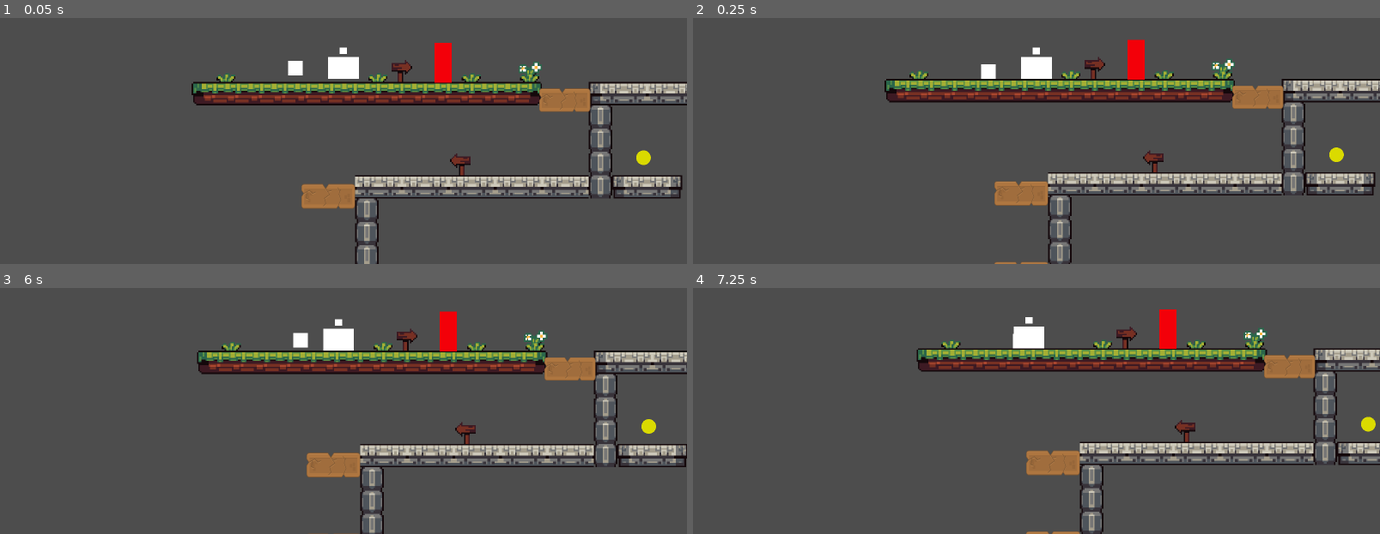
Above: before the commit, frames 1-4 (two rows, left to right).
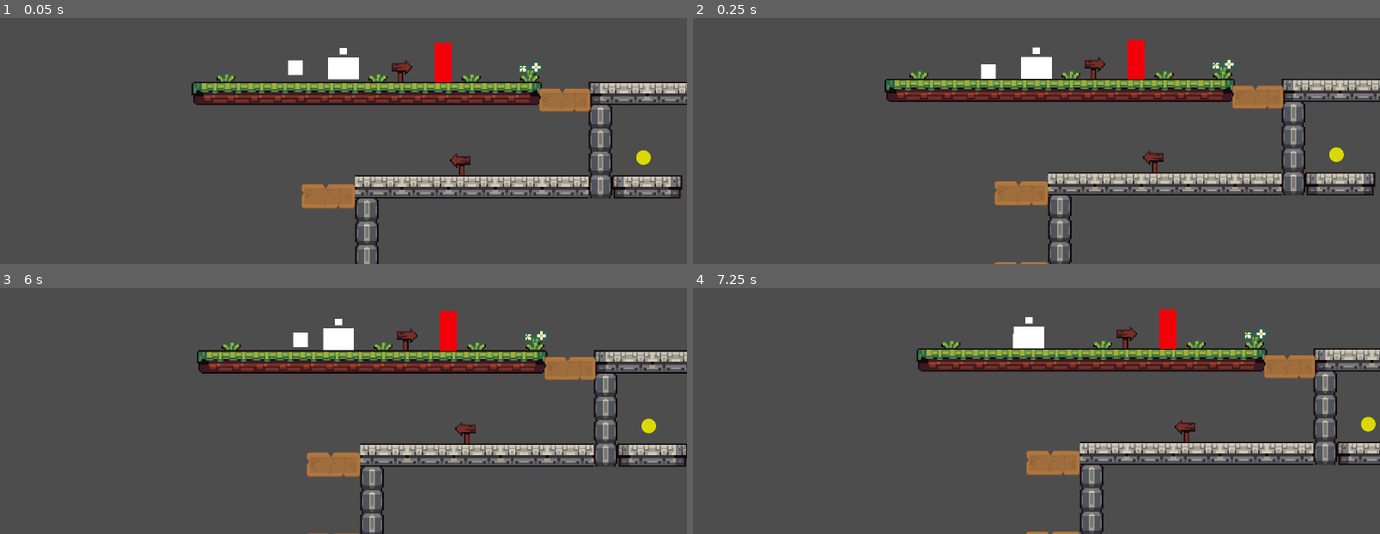
Above: after the commit, the same moments.

Repository: sighyuel/The-Cursed-Little-Pigs
Game: Godot game, scene res://test-stuff/levels/test-level.tscn
Same seed, same stepped clock (60 frames per second), same inputs: the game is played once before the commit and once after it.
Inputs:
- Up to frame 1 (0.05 s): no input
- Up to frame 2 (0.25 s): no input
- Up to frame 3 (6 s): tap Enter (ui_accept) at 0.5, 0.77, 1.52, 3.02, 3.77, 4.52, 5.75 s; hold X (Y) 0.53-1.28 s; hold C (Right Bumper) 0.53-2.03 s; tap Space (A) at 0.6, 1.55, 2.1, 3.05, 4.35, 5.85 s; tap X (Y) at 1.35 s; hold Left (ui_left) 2.03-2.78 s; hold X (Y) 2.03-2.78 s; hold C (Right Bumper) 2.78-4.28 s; tap Z (B) at 2.85 s; hold X (Y) 3.53-4.28 s; hold Left (ui_left) 4.28-5.03 s; hold C (Right Bumper) 5.03-5.78 s; hold X (Y) 5.03-5.78 s; hold Left (ui_left) from 5.78 s (still down)
- Up to frame 4 (7.25 s): keep holding Left (ui_left); tap Enter (ui_accept) at 6.02, 6.77 s; hold X (Y) from 6.53 s (still down); tap Z (B) at 6.6 s

The runs differ from the first frame. In frame 1, 0.9% of the frame differs, in the area x 27-100%, y 11-83%; in frame 2, 1.1%; in frame 3, 3.3%, in the area x 28-100%, y 9-100%; in frame 4, nothing differs.

Commit message:
Added sounds/trying to work on movement
- Gave the characters jump sounds
- Dale has his ground pound sound and wind-down into ground pound

Diff:
--- /dev/null
+++ b/test-project/assets/Sounds/sounds.tscn
@@ -0,0 +1,16 @@
+[gd_scene format=3 uid="uid://c8jroke7dv2yh"]
+
+[ext_resource type="AudioStream" uid="uid://d3oifp6iy6y2p" path="res://assets/Sounds/jump_sound.wav" id="1_6bdti"]
+[ext_resource type="AudioStream" uid="uid://bc4skhq64ih0m" path="res://assets/Sounds/ground_smash.mp3" id="2_eosqk"]
+[ext_resource type="AudioStream" uid="uid://extkaybwtxhv" path="res://assets/Sounds/dale_slam_down.wav" id="3_1sad3"]
+
+[node name="Sounds" type="Node" unique_id=2000688459]
+
+[node name="sfx_jump" type="AudioStreamPlayer2D" parent="." unique_id=1101573375]
+stream = ExtResource("1_6bdti")
+
+[node name="GroundSmash" type="AudioStreamPlayer" parent="." unique_id=1402094829]
+stream = ExtResource("2_eosqk")
+
+[node name="DaleSlamDown" type="AudioStreamPlayer" parent="." unique_id=319250883]
+stream = ExtResource("3_1sad3")
--- a/test-project/scenes/Character Scenes/dale.tscn
+++ b/test-project/scenes/Character Scenes/dale.tscn
@@ -5,6 +5,7 @@
 [ext_resource type="PackedScene" uid="uid://db2nswri8t7lw" path="res://scenes/Component Scenes/hitbox_component.tscn" id="3_5r3sg"]
 [ext_resource type="PackedScene" uid="uid://ddavqlnlsktct" path="res://scenes/Component Scenes/ladder_detect_ray.tscn" id="4_kneoj"]
 [ext_resource type="PackedScene" uid="uid://cdkve2vn8anc2" path="res://test-stuff/scenes/ladder_detect.tscn" id="5_q8mqc"]
+[ext_resource type="PackedScene" uid="uid://c8jroke7dv2yh" path="res://assets/Sounds/sounds.tscn" id="6_kiko6"]
 
 [sub_resource type="RectangleShape2D" id="RectangleShape2D_oudw0"]
 size = Vector2(34, 30)
@@ -22,7 +23,7 @@
 piggy = "Dale"
 collision = NodePath("charCol")
 charMesh = NodePath("mesh")
-JUMP_VELOCITY = 500.0
+JUMP_VELOCITY = 400.0
 acceleration = 2.0
 ladder_speed = -150.515
 metadata/_custom_type_script = "uid://ui4vyukh73sy"
@@ -66,3 +67,5 @@
 [node name="Camera2D" type="Camera2D" parent="." unique_id=1406507692]
 zoom = Vector2(1.7, 1.7)
 position_smoothing_enabled = true
+
+[node name="Sounds" parent="." unique_id=2000688459 instance=ExtResource("6_kiko6")]
--- a/test-project/scenes/Character Scenes/may.tscn
+++ b/test-project/scenes/Character Scenes/may.tscn
@@ -5,6 +5,7 @@
 [ext_resource type="PackedScene" uid="uid://db2nswri8t7lw" path="res://scenes/Component Scenes/hitbox_component.tscn" id="3_6me4a"]
 [ext_resource type="PackedScene" uid="uid://ddavqlnlsktct" path="res://scenes/Component Scenes/ladder_detect_ray.tscn" id="3_713vo"]
 [ext_resource type="PackedScene" uid="uid://cdkve2vn8anc2" path="res://test-stuff/scenes/ladder_detect.tscn" id="4_ll5m6"]
+[ext_resource type="PackedScene" uid="uid://c8jroke7dv2yh" path="res://assets/Sounds/sounds.tscn" id="6_rukwq"]
 
 [sub_resource type="RectangleShape2D" id="RectangleShape2D_qbito"]
 size = Vector2(20, 45)
@@ -66,3 +67,5 @@
 [node name="Camera2D" type="Camera2D" parent="." unique_id=40045717]
 zoom = Vector2(1.7, 1.7)
 position_smoothing_enabled = true
+
+[node name="Sounds" parent="." unique_id=2000688459 instance=ExtResource("6_rukwq")]
--- a/test-project/scenes/Character Scenes/perry.tscn
+++ b/test-project/scenes/Character Scenes/perry.tscn
@@ -6,6 +6,7 @@
 [ext_resource type="PackedScene" uid="uid://ddavqlnlsktct" path="res://scenes/Component Scenes/ladder_detect_ray.tscn" id="3_p7v80"]
 [ext_resource type="PackedScene" uid="uid://dh8oglowmwkph" path="res://scenes/Level Object Scenes/ladder.tscn" id="4_56pri"]
 [ext_resource type="PackedScene" uid="uid://cdkve2vn8anc2" path="res://test-stuff/scenes/ladder_detect.tscn" id="4_fd7e2"]
+[ext_resource type="PackedScene" uid="uid://c8jroke7dv2yh" path="res://assets/Sounds/sounds.tscn" id="7_3m2jw"]
 
 [sub_resource type="RectangleShape2D" id="RectangleShape2D_njcns"]
 
@@ -75,3 +76,5 @@
 [node name="Camera2D" type="Camera2D" parent="." unique_id=1237612714]
 zoom = Vector2(1.7, 1.7)
 position_smoothing_enabled = true
+
+[node name="Sounds" parent="." unique_id=2000688459 instance=ExtResource("7_3m2jw")]
--- a/test-project/scenes/Level Object Scenes/breakable_platform.tscn
+++ b/test-project/scenes/Level Object Scenes/breakable_platform.tscn
@@ -2,6 +2,7 @@
 
 [ext_resource type="Script" uid="uid://clt8qgdnifwo" path="res://scripts/Breakable-Platform/break_detection.gd" id="1_tnq1m"]
 [ext_resource type="Texture2D" uid="uid://cvqepobq25kq6" path="res://assets/Objects for Levels/elementWood047.png" id="2_gqysx"]
+[ext_resource type="PackedScene" uid="uid://c8jroke7dv2yh" path="res://assets/Sounds/sounds.tscn" id="3_is3ll"]
 
 [sub_resource type="RectangleShape2D" id="RectangleShape2D_tbmds"]
 size = Vector2(12, 4)
@@ -22,6 +23,8 @@
 scale = Vector2(0.05454546, 0.078571424)
 texture = ExtResource("2_gqysx")
 
+[node name="Sounds" parent="." unique_id=2000688459 instance=ExtResource("3_is3ll")]
+
 [node name="Area2D" type="Area2D" parent="." unique_id=583245784]
 unique_name_in_owner = true
 collision_layer = 2
--- a/test-project/scripts/Breakable-Platform/break_detection.gd
+++ b/test-project/scripts/Breakable-Platform/break_detection.gd
@@ -2,6 +2,8 @@
 
 var time = 1
 @onready var timer : Timer
+@onready var ground_smash = $Sounds/GroundSmash
+@onready var dale_slam_down = $Sounds/DaleSlamDown
 
 func _ready():
 	set_process(false)
@@ -9,8 +11,10 @@
 
 func _on_area_2d_body_entered(body: Node2D) -> void:
 	if body.name == 'Dale' and Input.is_action_pressed("Y"):
+		ground_smash.play()
+		dale_slam_down.playing = false
 		set_process(true)
-		$Timer.start(0.1)
+		$Timer.start(0.3)
 
 func _on_timer_timeout() -> void:
 	queue_free() # Replace with function body.
--- a/test-project/scripts/Characters/dale.gd
+++ b/test-project/scripts/Characters/dale.gd
@@ -1,22 +1,31 @@
 extends character
 
 @onready var dale_camera = $Camera2D
+
+
 var original_pos
+
 
 func _ready():
 	original_pos = get_position()
 
 func _physics_process(delta: float) -> void:
 	move_and_slide()
+
 	rect.visible = false
 	dale_camera.enabled = false
-	print(health)
+
+	if is_jumping:
+		jump_sound.play()
+	else:
+		is_jumping = false
+
 	if health == 0.0:
 		global_position = original_pos
 		health = 10
 
 	if not is_on_floor():
-		velocity.y += gravity * delta
+		velocity.y += _getgravity(velocity) * delta
 
 	if Global_Variables.active == 1:
 		if _on_ladder:
--- a/test-project/scripts/Classes/character_class.gd
+++ b/test-project/scripts/Classes/character_class.gd
@@ -22,12 +22,15 @@
 @onready var rect = $Indicator
 @onready var ladder_detection_ray: RayCast2D = $ladder_detect_ray
 @onready var camera = $Camera2D
+@onready var jump_sound = $Sounds/sfx_jump
+@onready var dale_slam_down = $Sounds/DaleSlamDown
 
 #endregion
 
 var speed = 0.0
 
 var gravity: int = ProjectSettings.get_setting("physics/2d/default_gravity")
+var fall_gravity: int = 2000
 var move_dir = 0.0
 #variables for abilities
 var tree_mode_activated = false
@@ -42,7 +45,7 @@
 var glide_fall : int = 100
 #controls how high perry's ladder can go
 var max_ladder_height : int = 10
-
+var is_jumping = false
 #region ladder variables
 #Ladder variables
 var on_ladder: bool = false
@@ -90,6 +93,10 @@
 #endregion
 
 #region movement for pigs
+func _getgravity(velocity: Vector2):
+	if velocity.y < 0:
+		return gravity
+	return fall_gravity
 
 #basic movement for all piggies
 func _movement(_delta: float):
@@ -100,8 +107,12 @@
 
 	#aka jump
 	if is_on_floor():
+		if Input.is_action_just_released("A") and velocity.y < 0:
+			velocity.y = -JUMP_VELOCITY / 4
+			jump_sound.play()
 		if Input.is_action_just_pressed("A"):
 			velocity.y = -JUMP_VELOCITY
+			jump_sound.play()
 #endregion
 
 #region death function
@@ -145,9 +156,12 @@
 		global_position.y += 10
 		mesh.scale.x += 2
 		dale_ground_pounding = true
+		dale_slam_down.play()
 	else:
 		dale_ground_pounding = false
 		mesh.scale.x = 42
+		dale_slam_down.playing = false
+
 
 #may's abilities
 func _may_glide(delta):
Not shown, added: test-project/assets/Sounds/dale_slam_down.wav.import
Not shown, added: test-project/assets/Sounds/ground_smash.mp3.import
Not shown, added: test-project/assets/Sounds/jump_sound.wav.import
Not shown, added: test-project/assets/Sounds/dale_slam_down.wav
Not shown, added: test-project/assets/Sounds/ground_smash.mp3
Not shown, added: test-project/assets/Sounds/jump_sound.wav
